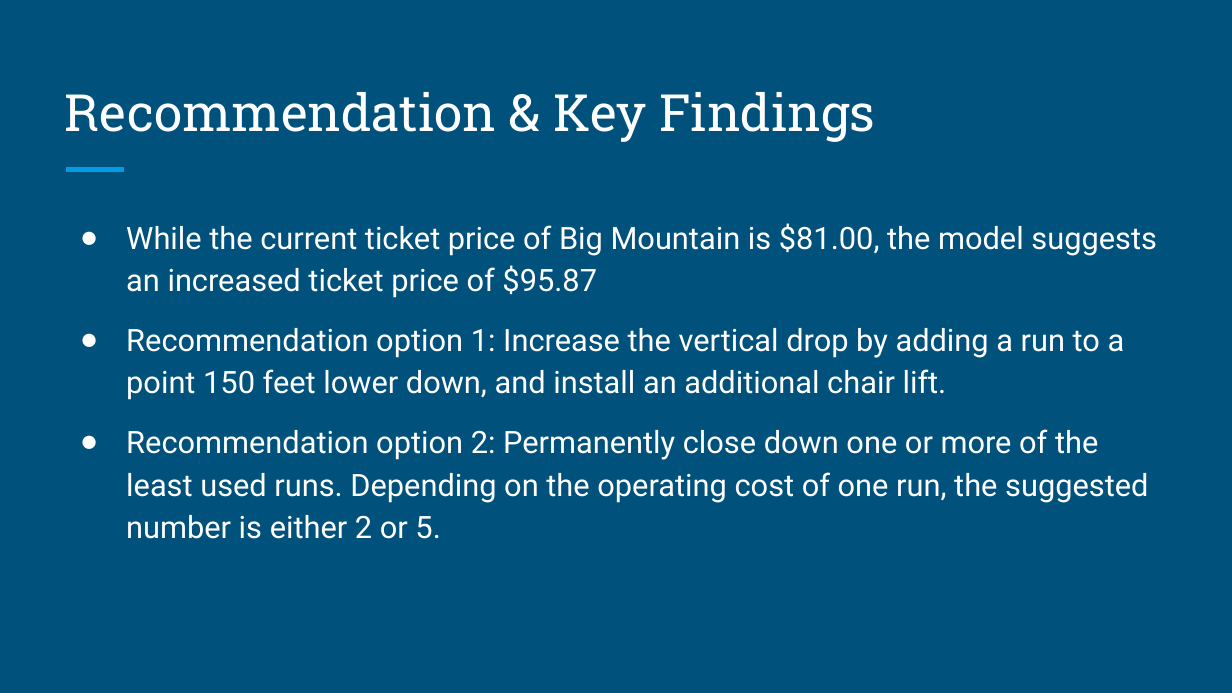
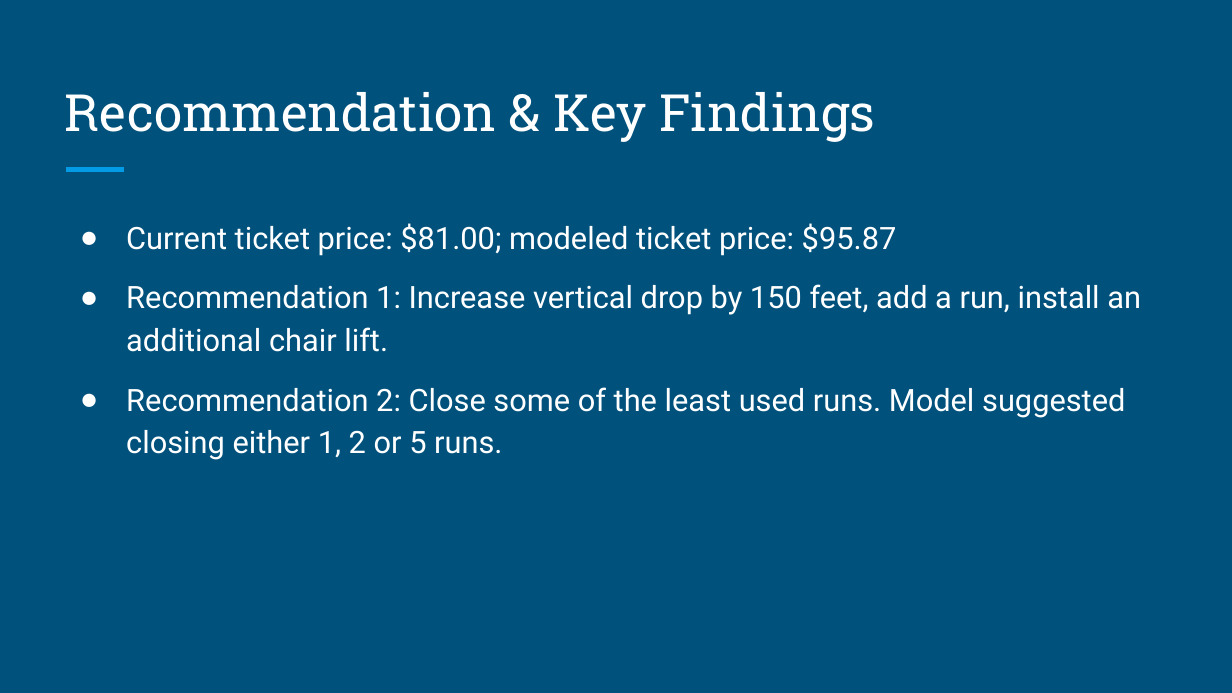
Before and after one commit to huang1228/DataScienceGuidedCapstone, a slide deck: slide 2 of Guided_Capstone_Slide.pptx. Drawn at 1232x693 pixels with LibreOffice and Linux fonts; fonts in the diff are those of the drawing. Boxes give left, top, right and bottom in pixels: in the first picture for what was removed or moved away, otherwise in the second. Text is boxed around its words. In the diff, an @@ line names an element or a change of style, - is before the commit and + after.

```diff
--- a/Guided_Capstone_Slide.pptx
+++ b/Guided_Capstone_Slide.pptx
@@ text at <box>126,223,1141,460</box>: text changed @@
-● While the current ticket price of Big Mountain is $81.00, the model suggests an increased ticket price of $95.87
-● Recommendation option 1: Increase the vertical drop by adding a run to a point 150 feet lower down, and install an additional chair lift.
-● Recommendation option 2: Permanently close down one or more of the least used runs. Depending on the operating cost of one run, the suggested number is either 2 or 5.
+● Current ticket price: $81.00; modeled ticket price: $95.87
+● Recommendation 1: Increase vertical drop by 150 feet, add a run, install an additional chair lift.
+● Recommendation 2: Close some of the least used runs. Model suggested closing either 1, 2 or 5 runs.
```
Also in this commit, not shown: 4 other slides changed.
